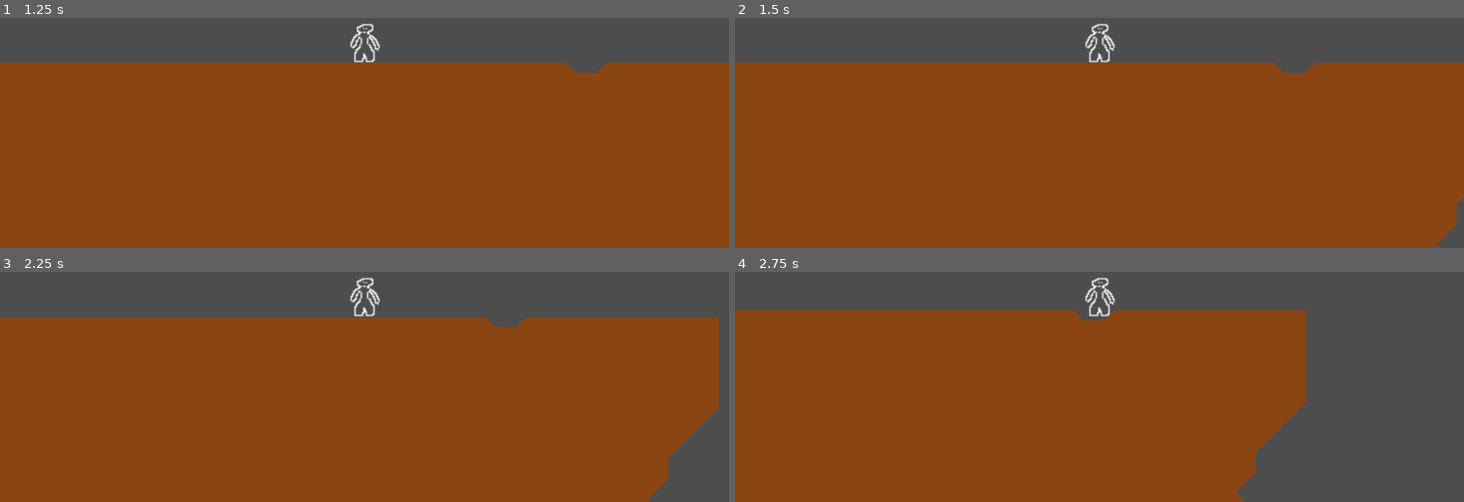
Above: before the commit, frames 1-4 (two rows, left to right).
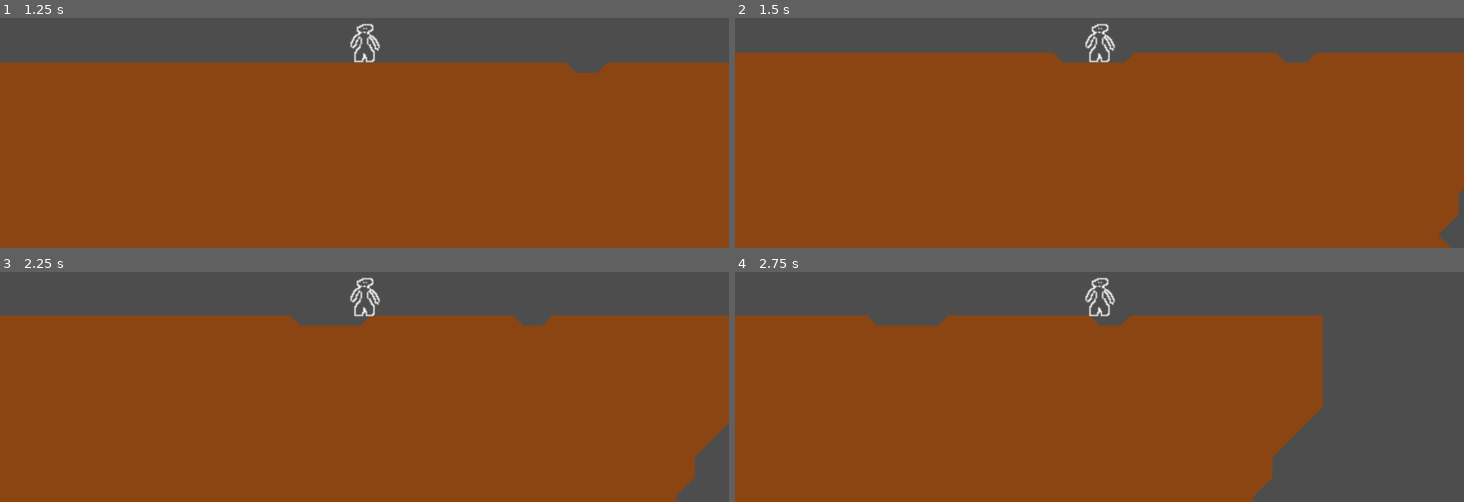
Above: after the commit, the same moments.

Repository: bingecraft-net/sandbox
Game: Godot game, scene res://marching_squares_demo.tscn
The game is run twice, just before and just after one commit, with the same random seed, the same clock (stepped at 60 frames per second) and the same inputs.
Inputs:
- Up to frame 1 (1.25 s): tap Enter at 0.5 s; hold Right (ui_right) from 0.53 s (still down)
- Up to frame 2 (1.5 s): release Right (ui_right) at 1.28 s; hold Down (ui_down) from 1.28 s (still down)
- Up to frame 3 (2.25 s): tap Space at 2 s; release Down (ui_down) at 2.03 s; hold Right (ui_right) from 2.03 s (still down)
- Up to frame 4 (2.75 s): keep holding Right (ui_right)

Frame 1 is identical in both runs. In frame 2, 4.1% of the frame differs, in the area x 0-100%, y 15-100%; in frame 3, 3.2%; in frame 4, 4.4%, in the area x 0-81%, y 16-100%.

Commit message:
add brush operation upon pressing ui down

Diff:
--- a/marching_squares_demo.tscn
+++ b/marching_squares_demo.tscn
@@ -41,3 +41,5 @@
 
 [node name="Sprite2D" type="Sprite2D" parent="Player/RigidBody2D" unique_id=1073481637]
 texture = ExtResource("2_ej658")
+
+[connection signal="mine_down" from="Player" to="Terrain" method="_on_player_mine_down"]
--- a/player.gd
+++ b/player.gd
@@ -1,6 +1,8 @@
 extends Node2D
 
 @export var speed = 1
+
+signal mine_down(player: Node2D)
 
 # Called when the node enters the scene tree for the first time.
 func _ready() -> void:
@@ -24,4 +26,7 @@
 	if Input.is_action_pressed("ui_down"):
 		linear_velocity += Vector2.DOWN
 
+	if Input.is_action_just_pressed("ui_down"):
+		mine_down.emit(self)
+
 	$RigidBody2D.linear_velocity = linear_velocity * speed
--- a/terrain.gd
+++ b/terrain.gd
@@ -15,9 +15,15 @@
 		chunk.detail = detail
 		chunk.noise = noise
 		chunk.iso = iso
+		player_mine_down.connect(chunk._on_player_mine_down)
 		add_child(chunk)
 
 # Called every frame. 'delta' is the elapsed time since the previous frame.
 @warning_ignore("unused_parameter")
 func _process(delta: float) -> void:
 	pass
+
+signal player_mine_down(player: Node2D)
+
+func _on_player_mine_down(player: Node2D) -> void:
+	player_mine_down.emit(player)
--- a/terrain_chunk.gd
+++ b/terrain_chunk.gd
@@ -4,8 +4,52 @@
 var noise = FastNoiseLite.new()
 var iso = 0
 
+var container: Node2D
+
+var edits = {}
+
+func global_position_to_local_grid(_global_position: Vector2) -> Vector2i:
+	return global_scale_to_local_grid(_global_position - global_position)
+
+func global_scale_to_local_grid(_global_scale: Vector2) -> Vector2i:
+	var unscale = _global_scale / global_scale
+	var local_grid = unscale * detail
+	return Vector2i(round(local_grid.x), round(local_grid.y))
+
+func local_grid_to_global_position(local_grid: Vector2i) -> Vector2:
+	return Vector2(local_grid.x, local_grid.y) / detail * global_scale + global_position
+
+func get_value(x: float, y: float) -> float:
+	var local_grid = global_position_to_local_grid(Vector2(x, y))
+	var edit = edits.get(local_grid)
+	if edit: return edit
+	return noise.get_noise_2d(x, y)
+
+func brush_value(xy: Vector2, diameter: int, value: float):
+	if (xy - global_position - global_scale / 2).length() > global_scale.length() / 2:
+		return 0
+	var count = 0
+	var brush_top_left = global_position_to_local_grid(xy - Vector2.ONE * diameter / 2)
+	var brush_steps = global_scale_to_local_grid(Vector2.ONE * diameter)
+	for index in range(brush_steps.x * brush_steps.y):
+		var x = index % brush_steps.y
+		var y = index / brush_steps.y
+		var pos = brush_top_left + Vector2i(x, y)
+		if (local_grid_to_global_position(pos) - xy).length() < diameter / 2 and \
+			pos.x >= 0 and pos.x < detail and \
+			pos.y >= 0 and pos.y < detail:
+			edits[pos] = value
+			count += 1
+	return count
+
 # Called when the node enters the scene tree for the first time.
 func _ready() -> void:
+	generate()
+
+func generate() -> void:
+	var last_container = container
+	container = Node2D.new()
+
 	var st = SurfaceTool.new()
 	st.begin(Mesh.PRIMITIVE_TRIANGLES)
 	st.set_color(Color.SADDLE_BROWN)
@@ -23,19 +67,19 @@
 		var value
 
 		point = global_position + global_scale * Vector2(x, y) / detail
-		value = noise.get_noise_2d(point.x, point.y)
+		value = get_value(point.x, point.y)
 		if value >= iso: id += 1
 
 		point = global_position + global_scale * Vector2(x + 1, y) / detail
-		value = noise.get_noise_2d(point.x, point.y)
+		value = get_value(point.x, point.y)
 		if value >= iso: id += 2
 
 		point = global_position + global_scale * Vector2(x + 1, y + 1) / detail
-		value = noise.get_noise_2d(point.x, point.y)
+		value = get_value(point.x, point.y)
 		if value >= iso: id += 4
 
 		point = global_position + global_scale * Vector2(x, y + 1) / detail
-		value = noise.get_noise_2d(point.x, point.y)
+		value = get_value(point.x, point.y)
 		if value >= iso: id += 8
 
 		var buf = []
@@ -56,9 +100,14 @@
 
 	var mesh = MeshInstance2D.new()
 	mesh.mesh = st.commit()
-	add_child(mesh)
-
-	add_child(colliders)
+	container.add_child(mesh)
+
+	container.add_child(colliders)
+
+	if last_container:
+		last_container.queue_free()
+
+	add_child(container)
 
 var lookup_geometry = {
 	0: [],
@@ -188,3 +237,7 @@
 @warning_ignore("unused_parameter")
 func _process(delta: float) -> void:
 	pass
+
+func _on_player_mine_down(player: Node2D) -> void:
+	if brush_value(player.get_node("RigidBody2D").global_position, 64, -0.5) > 0:
+		generate()
